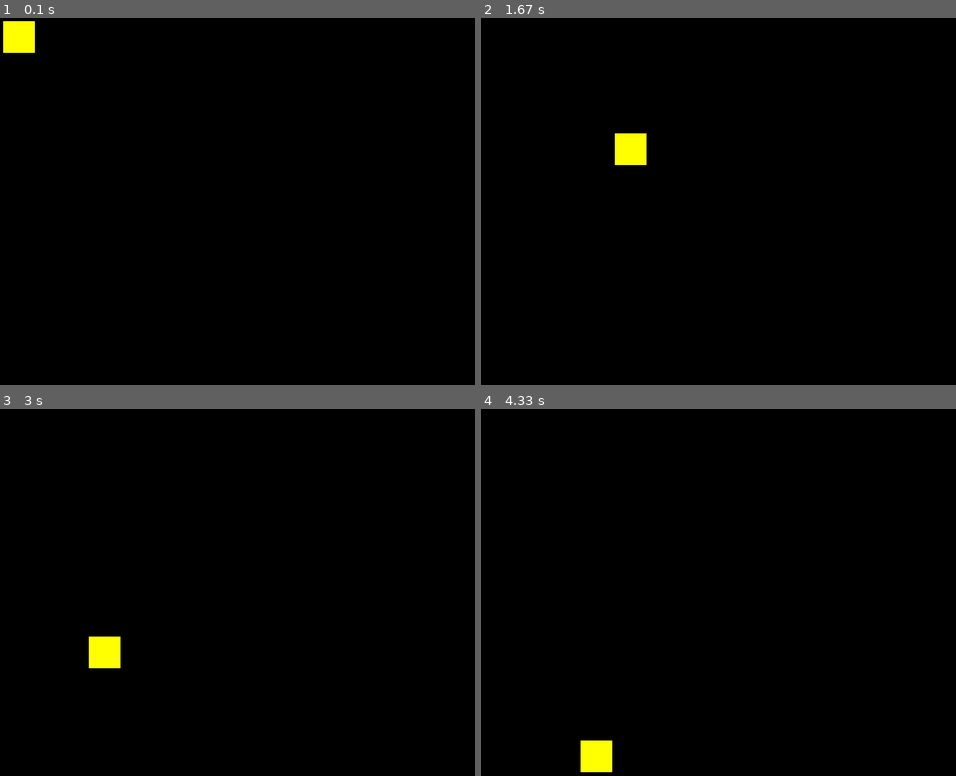
Above: before the commit, frames 1-4 (two rows, left to right).
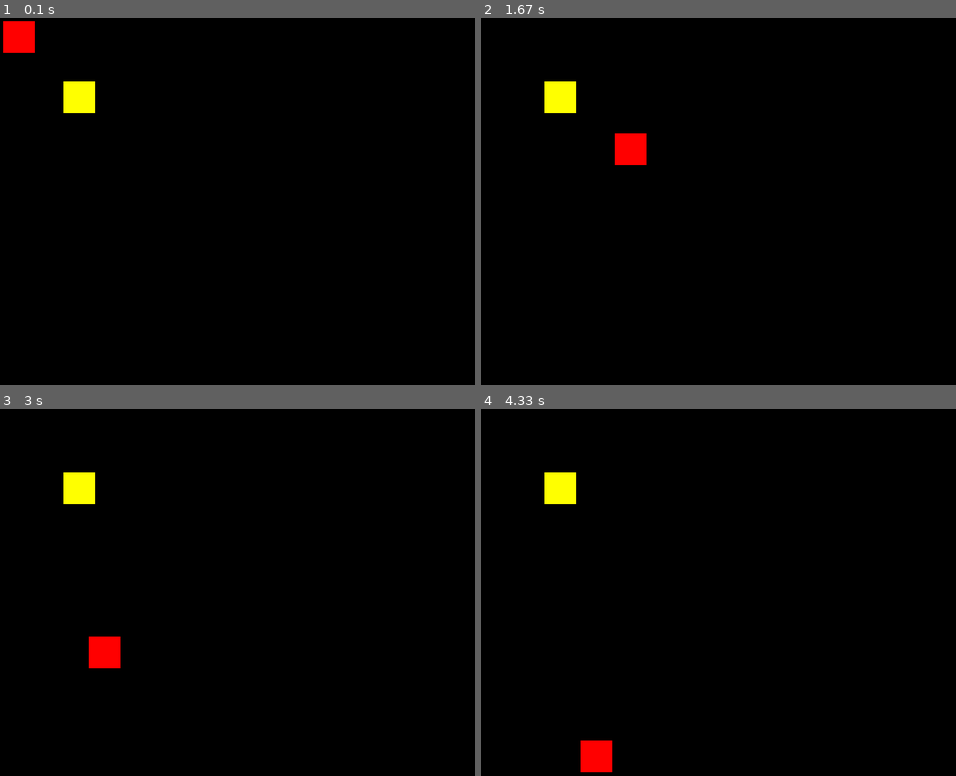
Above: after the commit, the same moments.

Repository: Itzudii/pygame-learning
Game: pygame game, started from main.py
The game is run twice, just before and just after one commit, with the same random seed, the same clock (stepped at 60 frames per second) and the same inputs.
Inputs (mouse positions are in pixels of both pictures, inside the frame that each line leads up to):
- Up to frame 1 (0.1 s): no input
- Up to frame 2 (1.67 s): click (732, 208) at 0.38 s; click (785, 293) at 0.72 s; click (922, 340) at 1.05 s; click (614, 131) at 1.38 s
- Up to frame 3 (3 s): click (251, 647) at 1.72 s; click (180, 519) at 2.05 s; click (432, 698) at 2.38 s; click (90, 636) at 2.72 s
- Up to frame 4 (4.33 s): click (585, 526) at 3.05 s; click (614, 665) at 3.38 s; click (918, 687) at 3.72 s; click (580, 739) at 4.05 s

The runs differ from the first frame. In frame 1, 1.2% of the frame differs, in the area x 0-21%, y 0-26%; in frame 2, 1.2%; in frame 3, 1.2%; in frame 4, 1.2%.

Commit message:
use mouse coordinates

Diff:
--- a/main.py
+++ b/main.py
@@ -7,19 +7,7 @@
 
 screen = pygame.display.set_mode((WIDTH, HEIGHT))
 
-running = True
 
-# way1
-rect1 = [100,100,50,50]
-
-
-# way2
-rect1_x = 100
-rect1_y = 100
-rect1_w = 50
-rect1_h = 50
-
-# way 3
 class Rect():
     def __init__(self,x,y,w,h):
         self.x = x
@@ -27,16 +15,25 @@
         self.w = w
         self.h = h
 
-rect1 = Rect(100,100,50,50)
+rect1 = Rect(150,100,50,50)
+rect2 = Rect(100,100,50,50)
 
 # game loop
+running = True
 while running:
     screen.fill((0,0,0))
     for event in pygame.event.get():
         if event.type == pygame.QUIT:
             running = False
+
+    pygame.draw.rect(screen,(255,0,0),(rect1.x,rect1.y,rect1.w,rect1.h))
+    pygame.draw.rect(screen,(255,255,0),(rect2.x,rect2.y,rect2.w,rect2.h))
+
+
+    # logic
     mouse = pygame.mouse.get_pos()
-    pygame.draw.rect(screen,(255,255,0),(mouse[0],mouse[1],50,50))
+    rect1.x = mouse[0]
+    rect1.y = mouse[1]
 
     pygame.display.update()
 
